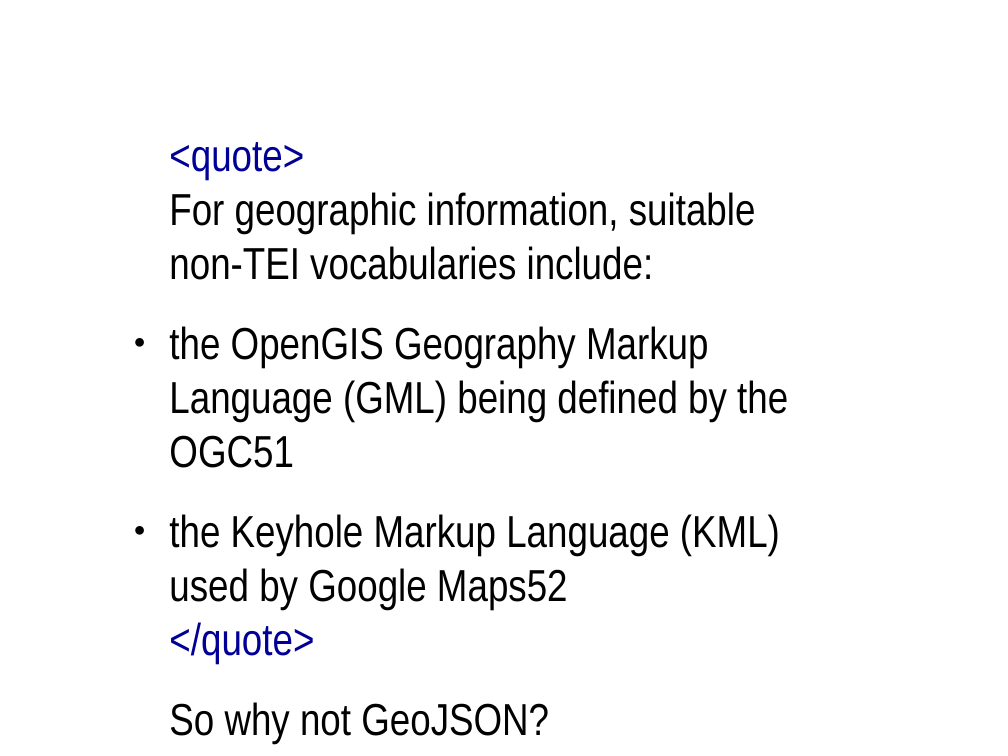
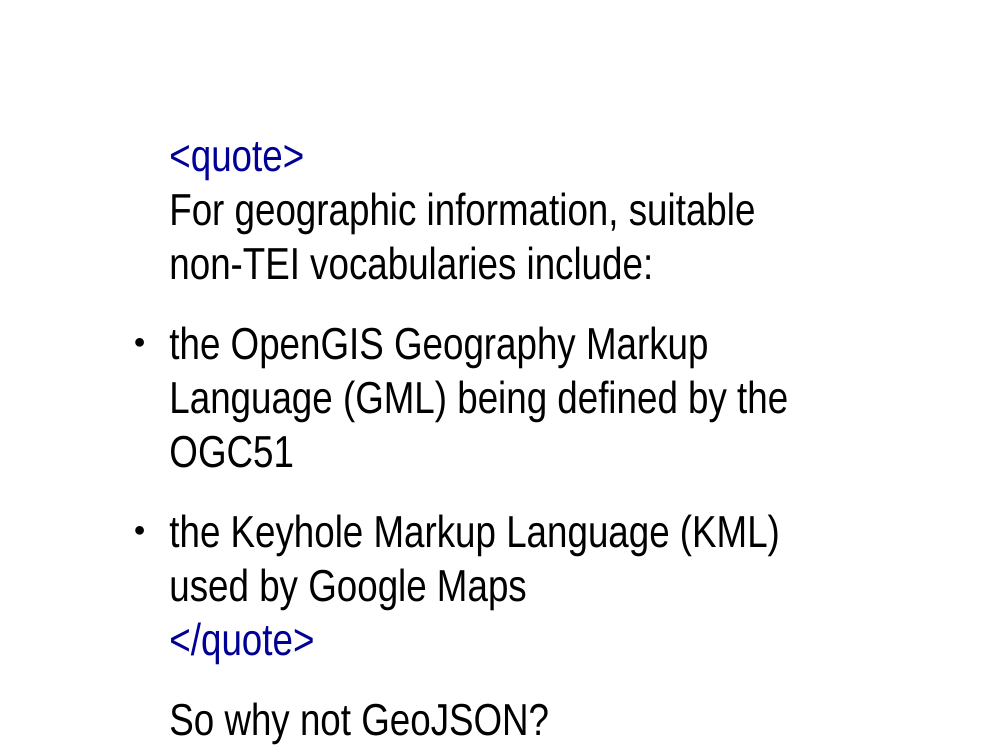
Before and after one commit to martindholmes/BreezeMap, a slide deck: slide 9 of presentations/geo_json_tei/geo_json_tei.odp (slide 10 before the commit). Drawn at 1008x756 pixels with LibreOffice and Linux fonts; fonts in the diff are those of the drawing. Boxes give left, top, right and bottom in pixels: in the first picture for what was removed or moved away, otherwise in the second. Text is boxed around its words. In the diff, an @@ line names an element or a change of style, - is before the commit and + after.

```diff
--- a/presentations/geo_json_tei/geo_json_tei.odp
+++ b/presentations/geo_json_tei/geo_json_tei.odp
@@ text at [169, 514, 780, 610]: text changed @@
-● the Keyhole Markup Language (KML) used by Google Maps52
+● the Keyhole Markup Language (KML) used by Google Maps
```
Also in this commit, not shown: 1 other slide changed, 2 slides added, 1 slide removed.
